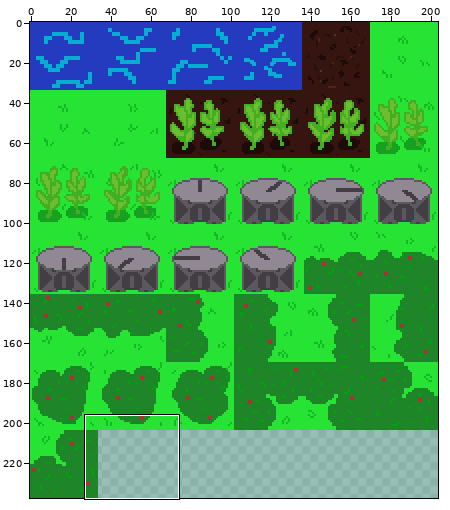
A sprite sheet gets an edit: NatureSimulationGame/Assets/Sprites/MiscSpriteSheet.png. The picture above shows the old version from afar; the outline marks the close-up.
Close-up. As it was:
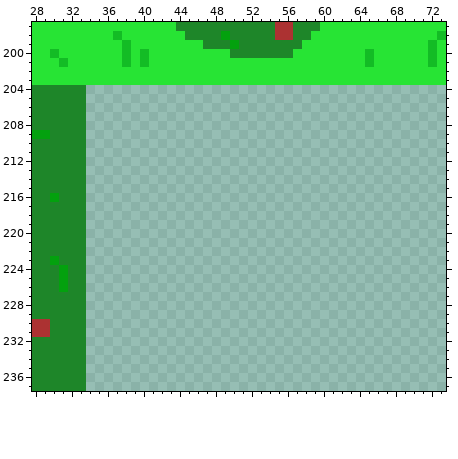
The file is 204x238 pixels. Shown: x 28..73, y 197..237.
Once edited:
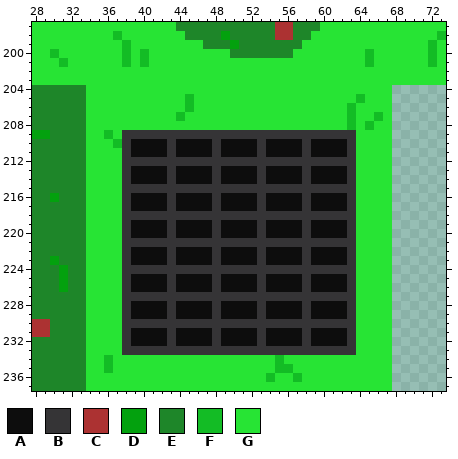
Palette (. is transparent): A #0d0d0d  B #353436  C #ac3232  D #03a10e  E #1e8629  F #13bc25  G #27e434
From old to new:
{"y":204,"x":34,"old":"..................................","new":"GGGGGGGGGGGGGGGGGGGGGGGGGGGGGGGGGG"}
{"y":205,"x":34,"old":"..................................","new":"GGGGGGGGGGGFGGGGGGGGGGGGGGGGGGFGGG"}
{"y":206,"x":34,"old":"..................................","new":"GGGGGGGGGGGFGGGGGGGGGGGGGGGGGFGGGG"}
{"y":207,"x":34,"old":"..................................","new":"GGGGGGGGGGFGGGGGGGGGGGGGGGGGGFGGFG"}
{"y":208,"x":34,"old":"..................................","new":"GGGGGGGGGGGGGGGGGGGGGGGGGGGGGFGFGG"}
{"y":209,"x":34,"old":"..................................","new":"GGFGBBBBBBBBBBBBBBBBBBBBBBBBBBGGGG"}
{"y":210,"x":34,"old":"..................................","new":"GGGFBAAAABAAAABAAAABAAAABAAAABGGGG"}
{"y":211,"x":34,"old":"..................................","new":"GGGGBAAAABAAAABAAAABAAAABAAAABGGGG"}
{"y":212,"x":34,"old":"..................................","new":"GGGGBBBBBBBBBBBBBBBBBBBBBBBBBBGGGG"}
{"y":213,"x":34,"old":"..................................","new":"GGGGBAAAABAAAABAAAABAAAABAAAABGGGG"}
{"y":214,"x":34,"old":"..................................","new":"GGGGBAAAABAAAABAAAABAAAABAAAABGGGG"}
{"y":215,"x":34,"old":"..................................","new":"GGGGBBBBBBBBBBBBBBBBBBBBBBBBBBGGGG"}
{"y":216,"x":34,"old":"..................................","new":"GGGGBAAAABAAAABAAAABAAAABAAAABGGGG"}
{"y":217,"x":34,"old":"..................................","new":"GGGGBAAAABAAAABAAAABAAAABAAAABGGGG"}
{"y":218,"x":34,"old":"..................................","new":"GGGGBBBBBBBBBBBBBBBBBBBBBBBBBBGGGG"}
{"y":219,"x":34,"old":"..................................","new":"GGGGBAAAABAAAABAAAABAAAABAAAABGGGG"}
{"y":220,"x":34,"old":"..................................","new":"GGGGBAAAABAAAABAAAABAAAABAAAABGGGG"}
{"y":221,"x":34,"old":"..................................","new":"GGGGBBBBBBBBBBBBBBBBBBBBBBBBBBGGGG"}
{"y":222,"x":34,"old":"..................................","new":"GGGGBAAAABAAAABAAAABAAAABAAAABGGGG"}
{"y":223,"x":34,"old":"..................................","new":"GGGGBAAAABAAAABAAAABAAAABAAAABGGGG"}
{"y":224,"x":34,"old":"..................................","new":"GGGGBBBBBBBBBBBBBBBBBBBBBBBBBBGGGG"}
{"y":225,"x":34,"old":"..................................","new":"GGGGBAAAABAAAABAAAABAAAABAAAABGGGG"}
{"y":226,"x":34,"old":"..................................","new":"GGGGBAAAABAAAABAAAABAAAABAAAABGGGG"}
{"y":227,"x":34,"old":"..................................","new":"GGGGBBBBBBBBBBBBBBBBBBBBBBBBBBGGGG"}
{"y":228,"x":34,"old":"..................................","new":"GGGGBAAAABAAAABAAAABAAAABAAAABGGGG"}
{"y":229,"x":34,"old":"..................................","new":"GGGGBAAAABAAAABAAAABAAAABAAAABGGGG"}
{"y":230,"x":34,"old":"..................................","new":"GGGGBBBBBBBBBBBBBBBBBBBBBBBBBBGGGG"}
{"y":231,"x":34,"old":"..................................","new":"GGGGBAAAABAAAABAAAABAAAABAAAABGGGG"}
{"y":232,"x":34,"old":"..................................","new":"GGGGBAAAABAAAABAAAABAAAABAAAABGGGG"}
{"y":233,"x":34,"old":"..................................","new":"GGGGBBBBBBBBBBBBBBBBBBBBBBBBBBGGGG"}
{"y":234,"x":34,"old":"..................................","new":"GGFGGGGGGGGGGGGGGGGGGFGGGGGGGGGGGG"}
{"y":235,"x":34,"old":"..................................","new":"GGFGGGGGGGGGGGGGGGGGGFFGGGGGGGGGGG"}
{"y":236,"x":34,"old":"..................................","new":"GGGGGGGGGGGGGGGGGGGGFGGFGGGGGGGGGG"}
{"y":237,"x":34,"old":"..................................","new":"GGGGGGGGGGGGGGGGGGGGGGGGGGGGGGGGGG"}
{"label":"added","picture_box":[86,85,392,391]}
